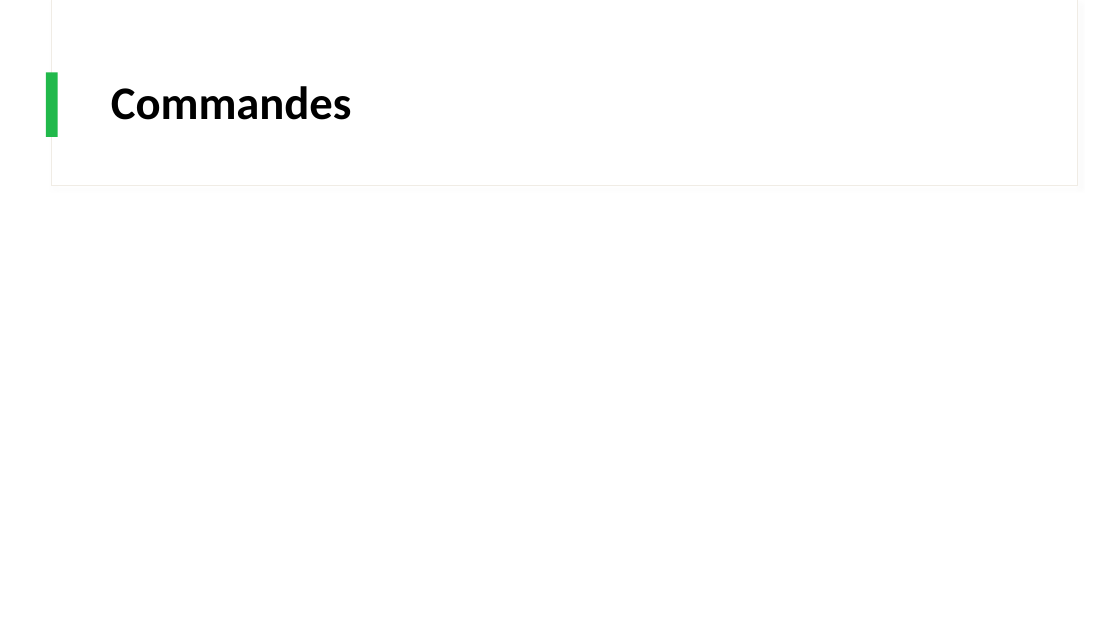
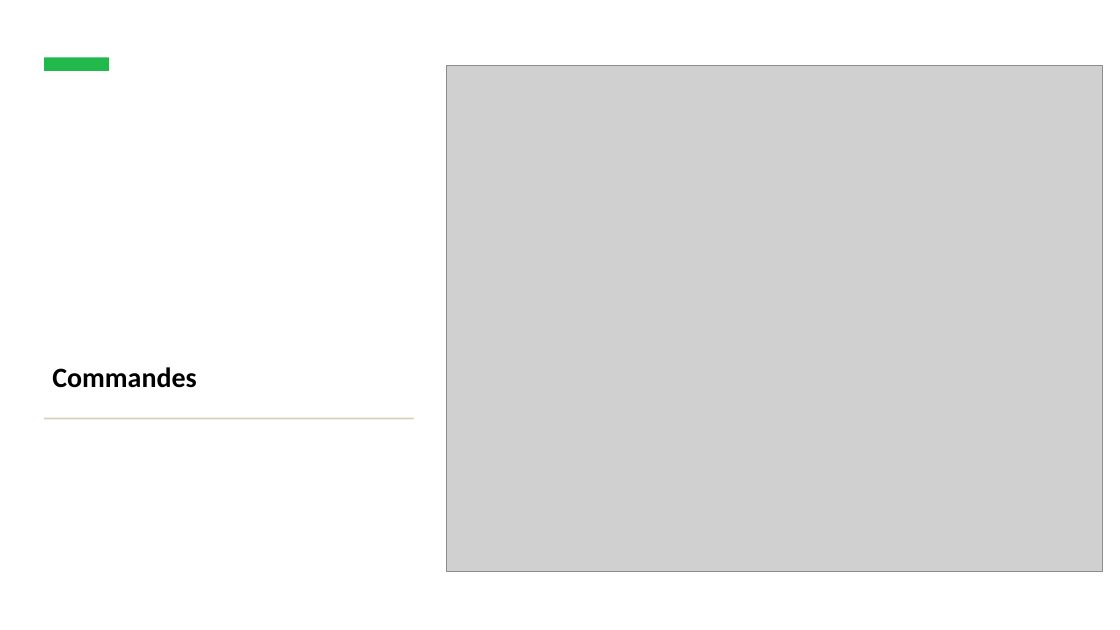
Before and after one commit to IPSSIASIDEV2/Jedy-DockerKubernetes-Formation, a slide deck: slide 27 of Cours/Cours.pptx (slide 28 before the commit). Drawn at 1120x630 pixels with LibreOffice and Linux fonts; fonts in the diff are those of the drawing; grey boxes stand for pictures. Boxes give left, top, right and bottom in pixels: in the first picture for what was removed or moved away, otherwise in the second. Text is boxed around its words. In the diff, an @@ line names an element or a change of style, - is before the commit and + after.

```diff
--- a/Cours/Cours.pptx
+++ b/Cours/Cours.pptx
@@ rectangle added at bbox=[0, 0, 1120, 630], fill #FFFFFF @@
@@ rectangle added at bbox=[44, 58, 109, 71], fill #21B94B @@
@@ rectangle removed at bbox=[46, 72, 58, 137] @@
@@ picture added at bbox=[447, 66, 1102, 572] @@
@@ title "Commandes": place and size @@
-title "Commandes" at bbox=[111, 86, 352, 120]
+title "Commandes" at bbox=[52, 367, 196, 388]
@@ title "Commandes" at bbox=[52, 367, 196, 388]: size 40 to 24 pt; vertical alignment middle to bottom @@
@@ rectangle added at bbox=[45, 418, 414, 419], fill #DACFBD @@
```
Also in this commit, not shown: 2 other slides changed, 2 slides added, 2 slides removed, 3 other files.
